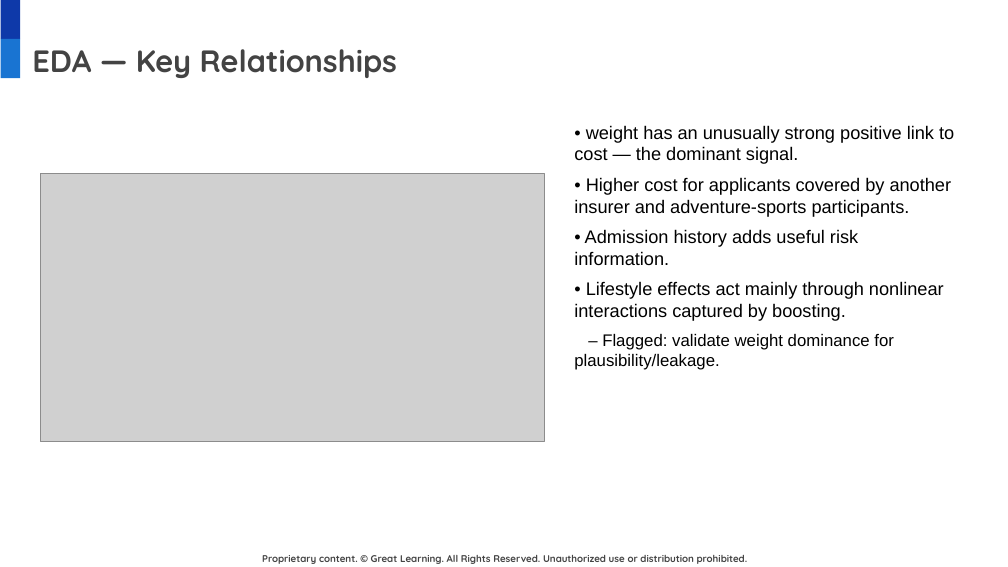
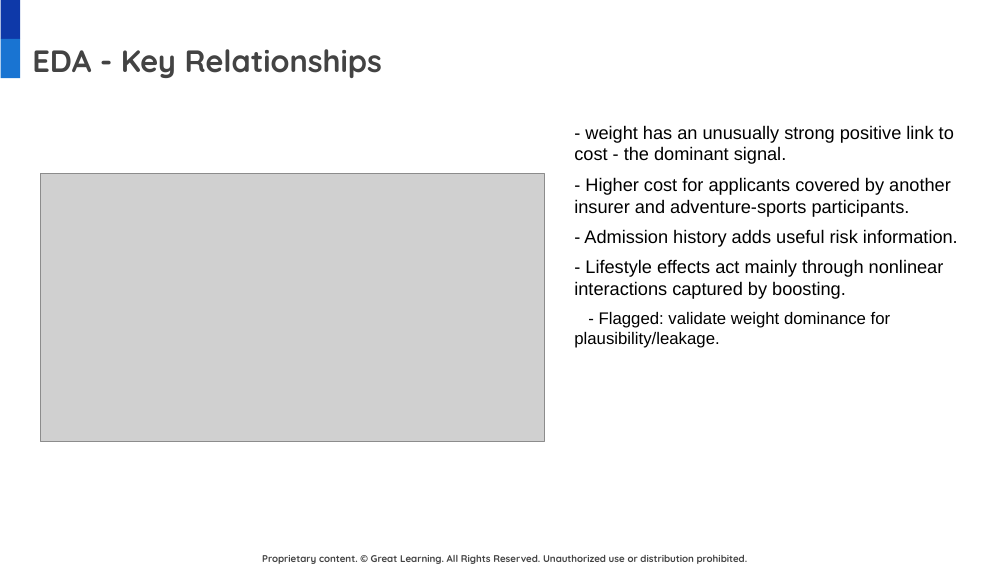
Before and after one commit to gunjan075/gl-capstone, a slide deck: slide 7 of Insurance_Price_Prediction_Final_Presentation.pptx. Drawn at 1008x567 pixels with LibreOffice and Linux fonts; fonts in the diff are those of the drawing; grey boxes stand for pictures; background and template pictures are left out. Boxes give left, top, right and bottom in pixels: in the first picture for what was removed or moved away, otherwise in the second. Text is boxed around its words. In the diff, an @@ line names an element or a change of style, - is before the commit and + after.

```diff
--- a/Insurance_Price_Prediction_Final_Presentation.pptx
+++ b/Insurance_Price_Prediction_Final_Presentation.pptx
@@ title at (32,49,382,78): text changed @@
-EDA — Key Relationships
+EDA - Key Relationships
@@ text at (574,125,958,348): text changed @@
-• weight has an unusually strong positive link to cost — the dominant signal.
-• Higher cost for applicants covered by another insurer and adventure-sports participants.
-• Admission history adds useful risk information.
-• Lifestyle effects act mainly through nonlinear interactions captured by boosting.
-– Flagged: validate weight dominance for plausibility/leakage.
+- weight has an unusually strong positive link to cost - the dominant signal.
+- Higher cost for applicants covered by another insurer and adventure-sports participants.
+- Admission history adds useful risk information.
+- Lifestyle effects act mainly through nonlinear interactions captured by boosting.
+- Flagged: validate weight dominance for plausibility/leakage.
```
Also in this commit, not shown: 15 other slides changed, 22 other files.
